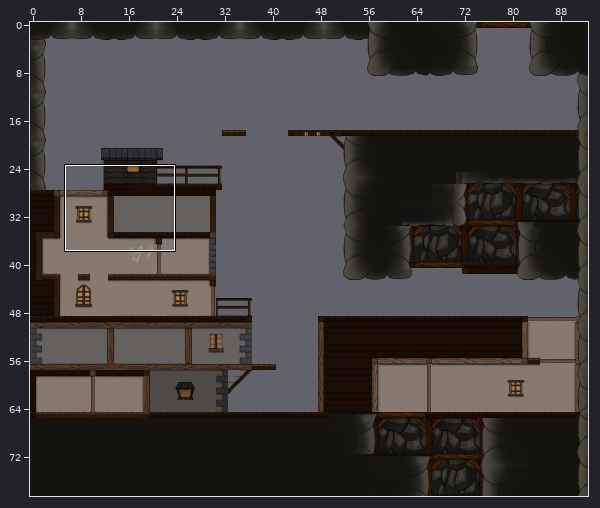
Two versions of a level (Tiled map, assets/tiles/level_Part_2.tmx). Above, an overview of the earlier version with the close-up marked.
Close-up. Old version:
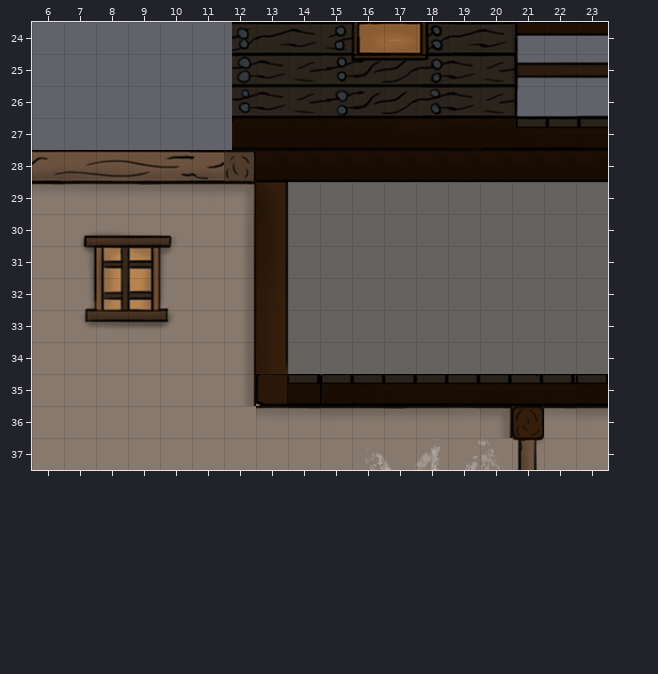
Cells are 32x32 px. Shown: x 6..23, y 24..37. The commit also changed other parts of the map, which this record leaves out.
Once edited:
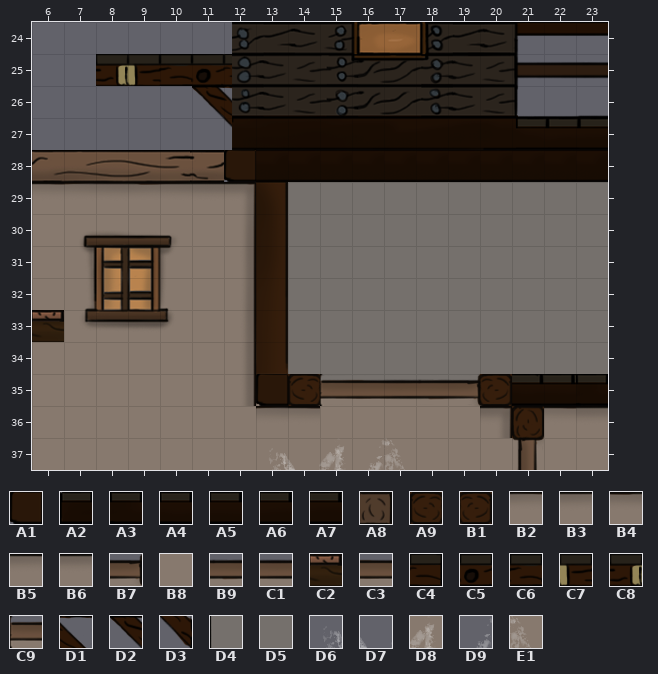
Key: from "Decors": A1 336, A2 337, A3 338, A4 339, A5 340, A6 341, A7 342, A8 383, A9 430 flipped on the diagonal, B1 430 turned 90, B2 433 flipped left-right, B3 434 flipped left-right, B4 435 flipped left-right, B5 436 flipped left-right, B6 437 flipped left-right, B7 486 turned 90, B8 488, B9 542 turned 90, C1 598 turned 90, C2 610, C3 654 turned 90, C4 700 flipped left-right, C5 701 flipped left-right, C6 702 flipped left-right, C7 703 flipped left-right, C8 704 flipped left-right, C9 710 turned 90, D1 756 flipped left-right, D2 757 flipped left-right, D3 812 flipped left-right, D4 879, D5 1053, D6 1313, D7 1314, D8 1315, D9 1372, E1 1373.
__ is an empty cell, .. an unchanged one.
See-through tiles are keyed as they look on the map.
Edits made:
--- layer "Fond"
@@ x 11..12 @@
-25 .. __
-26 __ __
-27 .. __
+25 .. C4
+26 D2 D1
+27 .. D3
@@ x 15..20 @@
-35 __ __ __ __ __ __
-36 B6 B5 B4 B3 B2 ..
+35 D5 D5 D5 D5 D5 D4
+36 B8 B8 B8 B8 B8 ..
--- layer "Marque"
@@ x 13..20 @@
-37 __ __ __ D6 D7 D8 D9 E1
+37 D6 D7 D8 D9 E1 __ __ __
--- layer "Platforms"
@@ x 8..11 @@
-25 __ __ __ __
+25 C8 C7 C6 C5
@@ x 12..12 @@
-28 A8
+28 A1
@@ x 6..6 @@
-33 __
+33 C2
@@ x 14..20 @@
-35 __ .. .. .. .. .. __
+35 A9 .. .. .. .. .. B1
--- layer "Secret"
@@ x 14..20 @@
-35 A5 A2 A3 A4 A5 A6 A7
+35 __ C9 C3 C1 B9 B7 B1
Pixel boxes of the changes (left, top, right, bottom) in both close-ups:
changed: (96, 54, 256, 182)
added: (32, 310, 64, 342)
changed: (269, 374, 512, 470)
